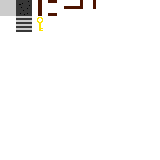
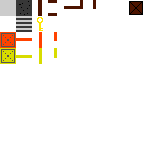
Layer changes from the first 160 x 160 image to the second:
painted on "Background" over [0, 1, 143, 64]
